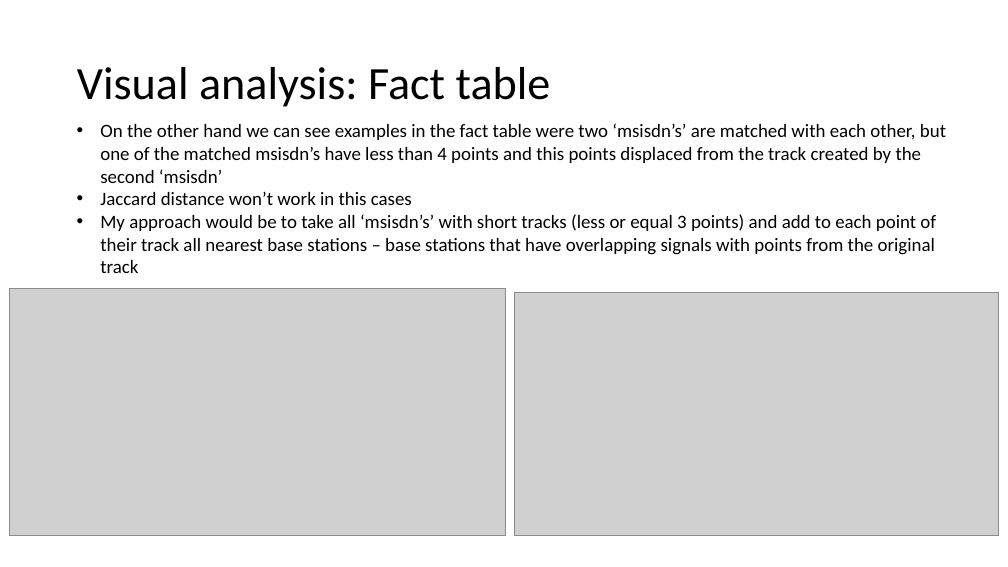
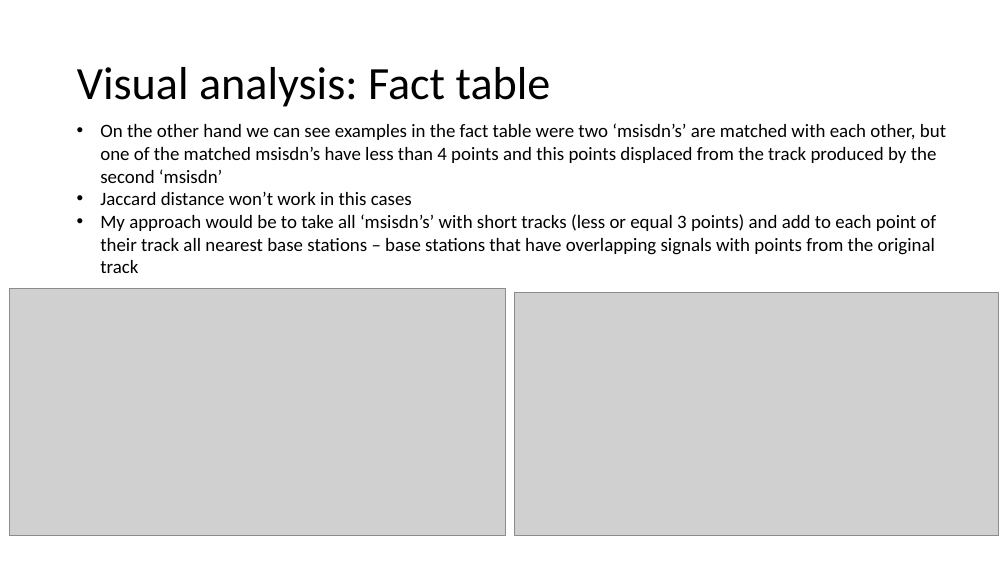
Before and after one commit to Sirorezka/Telecom_project, a slide deck: slide 9 of my_ppt.pptx. Drawn at 1008x567 pixels with LibreOffice and Linux fonts; fonts in the diff are those of the drawing; grey boxes stand for pictures. Boxes give left, top, right and bottom in pixels: in the first picture for what was removed or moved away, otherwise in the second. Text is boxed around its words. In the diff, an @@ line names an element or a change of style, - is before the commit and + after.

```diff
--- a/my_ppt.pptx
+++ b/my_ppt.pptx
@@ text at [100,123,946,183]: text changed @@
-• On the other hand we can see examples in the fact table were two ‘msisdn’s’ are matched with each other, but one of the matched msisdn’s have less than 4 points and this points displaced from the track created by the second ‘msisdn’
+• On the other hand we can see examples in the fact table were two ‘msisdn’s’ are matched with each other, but one of the matched msisdn’s have less than 4 points and this points displaced from the track produced by the second ‘msisdn’
```
Also in this commit, not shown: 9 other slides changed, 2 slides added, 1 slide removed, 10 other files.
